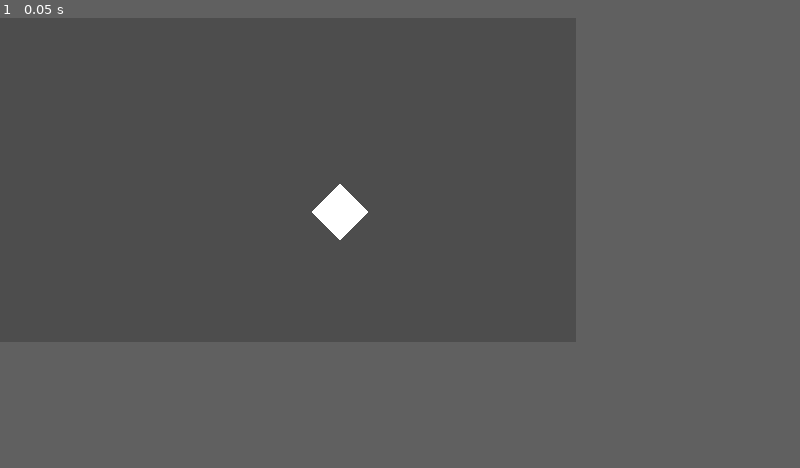
Above: before the commit, frame 1.
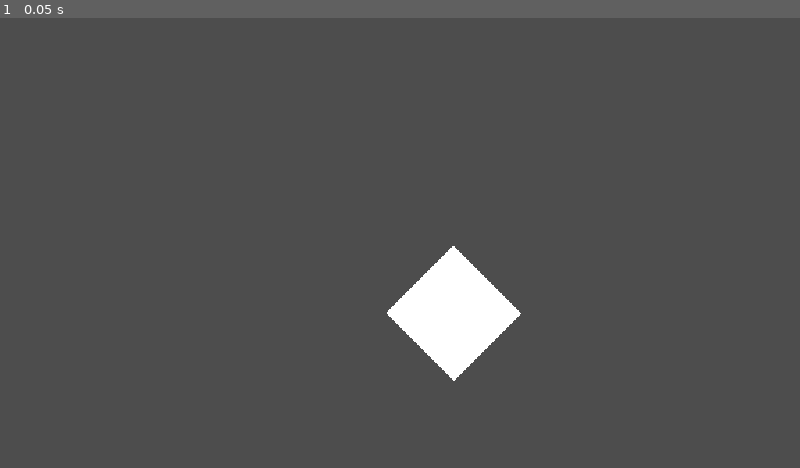
Above: after the commit, the same moment.

Repository: slotling/collateral-damage-gwj71
Game: Godot game, scene res://Scenes/Root/world.tscn
Two runs of this game, one before a commit and one after it. Both use one fixed random seed, a clock stepped at 60 frames per second and the inputs below.
Inputs:
- Up to frame 1 (0.05 s): no input
The window is 576x324 before the commit and 800x450 after it. Grey fills any space a smaller window leaves; there, only what the larger window draws over its background counts as a difference.

The runs differ from the first frame. In frame 1, 3.0% of the frame differs, in the area x 39-66%, y 36-81%.

Commit message:
OK I FIXED THE RESOLUTION

Diff:
--- a/Scenes/Root/world.tscn
+++ b/Scenes/Root/world.tscn
@@ -7,8 +7,8 @@
 [node name="Camera" parent="." instance=ExtResource("1_k0bij")]
 
 [node name="ColorRect" type="ColorRect" parent="."]
-offset_left = 24.0
-offset_top = 32.0
-offset_right = 64.0
-offset_bottom = 72.0
+offset_left = -10.0
+offset_top = 50.0
+offset_right = 58.0
+offset_bottom = 119.0
 rotation = -0.785398
--- a/project.godot
+++ b/project.godot
@@ -25,10 +25,9 @@
 
 [display]
 
-window/size/viewport_width=576
-window/size/viewport_height=324
 window/size/resizable=false
-window/stretch/mode="canvas_items"
+window/stretch/mode="viewport"
+window/stretch/scale=2.0
 
 [editor]
 
